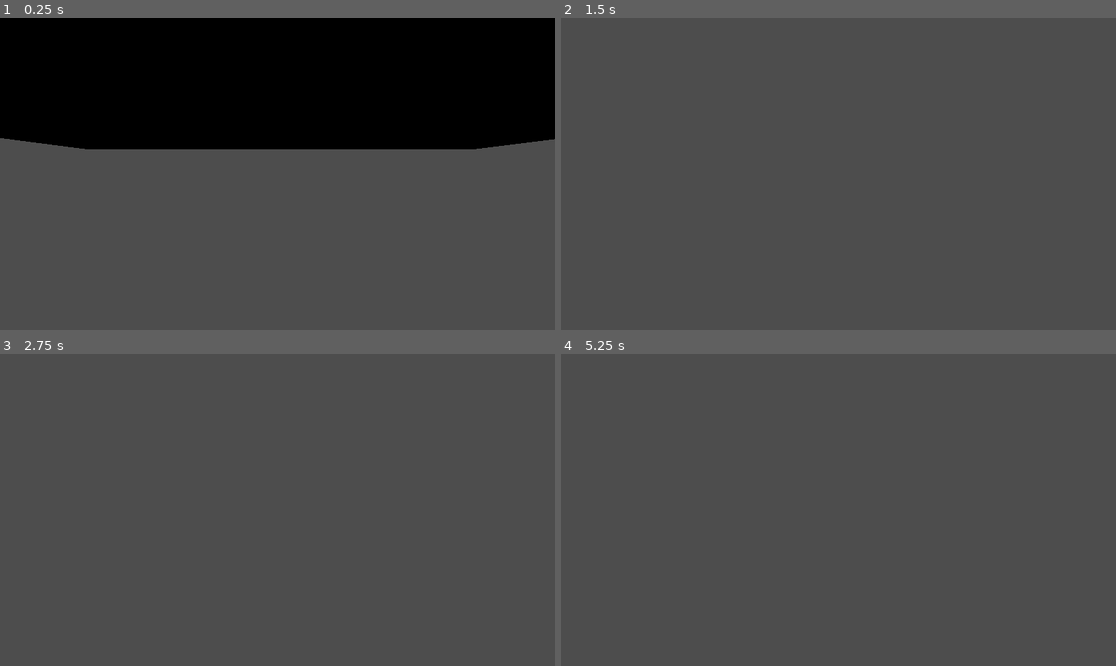
Above: before the commit, frames 1-4 (two rows, left to right).
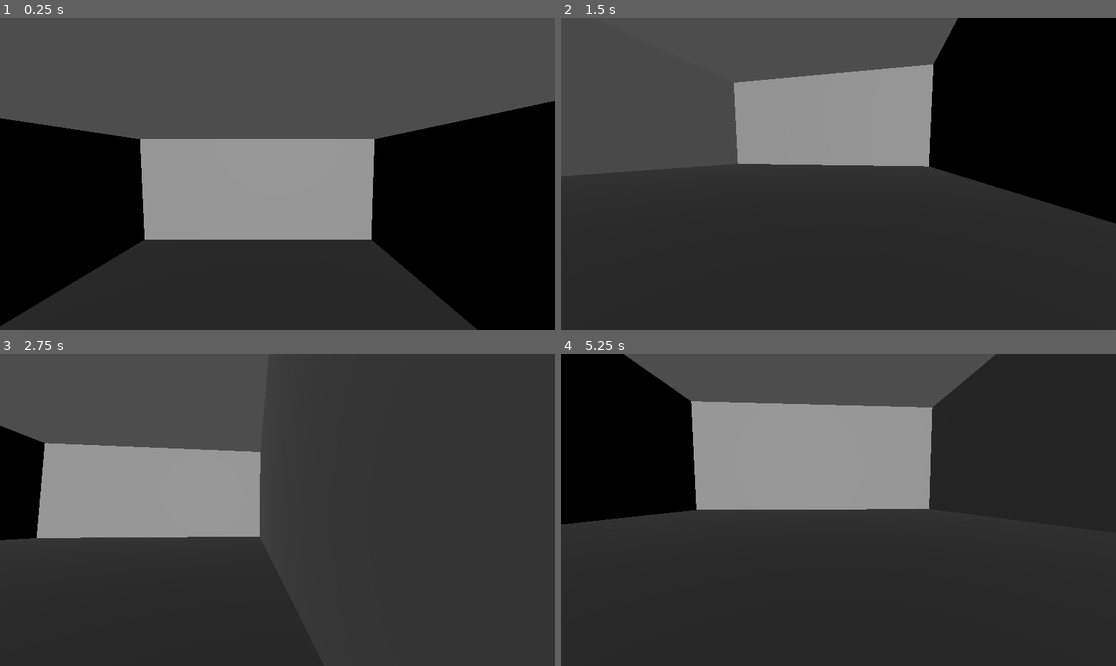
Above: after the commit, the same moments.

Repository: AbbyMarie0608/worst-game
Game: Godot game, scene res://Game/main.tscn
Two runs of this game, one before a commit and one after it. Both use one fixed random seed, a clock stepped at 60 frames per second and the inputs below.
Inputs (mouse positions are in pixels of both pictures, inside the frame that each line leads up to):
- Up to frame 1 (0.25 s): no input
- Up to frame 2 (1.5 s): tap Enter (ui_accept) at 0.5, 0.77 s; move the mouse to (960, 158) at 0.52 s; hold Right (ui_right) 0.53-1.28 s; move the mouse to (727, 189) at 1.27 s; hold Down (ui_down) from 1.28 s (still down)
- Up to frame 3 (2.75 s): tap Enter (ui_accept) at 1.52 s; move the mouse to (333, 441) at 2.02 s; release Down (ui_down) at 2.03 s; hold Right (ui_right) from 2.03 s (still down)
- Up to frame 4 (5.25 s): tap Enter (ui_accept) at 2.75, 3.02, 3.77, 4.52 s; move the mouse to (810, 572) at 2.77 s; release Right (ui_right) at 2.78 s; hold Up (ui_up) 2.78-3.53 s; move the mouse to (1005, 556) at 3.52 s; hold Left (ui_left) 3.53-5.03 s; move the mouse to (672, 463) at 4.27 s; move the mouse to (866, 510) at 5.02 s; hold Down (ui_down) from 5.03 s (still down)

The runs differ from the first frame. In frame 1, 96% of the frame differs, in the area x 0-100%, y 0-100%; in frame 2, 78%; in frame 3, 67%; in frame 4, 91%.

Commit message:
added movement

Diff:
--- a/Entities/Player/player.gd
+++ b/Entities/Player/player.gd
@@ -1,11 +1,16 @@
 extends CharacterBody3D
 
+@export var mouse_sensitivity: float = 0.001
+@onready var eye_camera: Camera3D = $EyeCamera
 
 const SPEED = 5.0
 const JUMP_VELOCITY = 4.5
 
+func _ready() -> void:
+	Input.mouse_mode = Input.MOUSE_MODE_CAPTURED
 
 func _physics_process(delta: float) -> void:
+
 	# Add the gravity.
 	if not is_on_floor():
 		velocity += get_gravity() * delta
@@ -26,3 +31,10 @@
 		velocity.z = move_toward(velocity.z, 0, SPEED)
 
 	move_and_slide()
+
+func _unhandled_input(event: InputEvent) -> void:
+	if event is InputEventMouseMotion:
+		var relative: Vector2 = event.relative * mouse_sensitivity
+		rotate_y(-relative.x)  # yaw on the body, not the camera
+		eye_camera.rotate_x(-relative.y)
+		eye_camera.rotation.x = clampf(eye_camera.rotation.x, -PI / 2.0, PI / 2.0)
--- a/Entities/Player/player.tscn
+++ b/Entities/Player/player.tscn
@@ -17,3 +17,5 @@
 
 [node name="EyeCamera" type="Camera3D" parent="." unique_id=1553082440]
 current = true
+
+[node name="DirectionalLight3D" type="DirectionalLight3D" parent="." unique_id=1857651211]
--- a/Game/main.tscn
+++ b/Game/main.tscn
@@ -8,3 +8,4 @@
 [node name="Room" parent="." unique_id=286830524 instance=ExtResource("1_f5lw1")]
 
 [node name="Player" parent="." unique_id=748871702 instance=ExtResource("2_gab3r")]
+transform = Transform3D(1, 0, 0, 0, 0.9976136, 0.06904412, 0, -0.06904412, 0.9976136, 1.6224263, 6.6234407, 5.854105)
--- a/project.godot
+++ b/project.godot
@@ -26,6 +26,41 @@
 "res://Sounds/": "green"
 }
 
+[input]
+
+ui_left={
+"deadzone": 0.5,
+"events": [Object(InputEventKey,"resource_local_to_scene":false,"resource_name":"","device":16,"window_id":0,"alt_pressed":false,"shift_pressed":false,"ctrl_pressed":false,"meta_pressed":false,"pressed":false,"keycode":4194319,"physical_keycode":0,"key_label":0,"unicode":0,"location":0,"echo":false,"script":null)
+, Object(InputEventJoypadButton,"resource_local_to_scene":false,"resource_name":"","device":-1,"button_index":13,"pressure":0.0,"pressed":false,"script":null)
+, Object(InputEventJoypadMotion,"resource_local_to_scene":false,"resource_name":"","device":-1,"axis":0,"axis_value":-1.0,"script":null)
+, Object(InputEventKey,"resource_local_to_scene":false,"resource_name":"","device":-1,"window_id":0,"alt_pressed":false,"shift_pressed":false,"ctrl_pressed":false,"meta_pressed":false,"pressed":false,"keycode":0,"physical_keycode":65,"key_label":0,"unicode":97,"location":0,"echo":false,"script":null)
+]
+}
+ui_right={
+"deadzone": 0.5,
+"events": [Object(InputEventKey,"resource_local_to_scene":false,"resource_name":"","device":16,"window_id":0,"alt_pressed":false,"shift_pressed":false,"ctrl_pressed":false,"meta_pressed":false,"pressed":false,"keycode":4194321,"physical_keycode":0,"key_label":0,"unicode":0,"location":0,"echo":false,"script":null)
+, Object(InputEventJoypadButton,"resource_local_to_scene":false,"resource_name":"","device":-1,"button_index":14,"pressure":0.0,"pressed":false,"script":null)
+, Object(InputEventJoypadMotion,"resource_local_to_scene":false,"resource_name":"","device":-1,"axis":0,"axis_value":1.0,"script":null)
+, Object(InputEventKey,"resource_local_to_scene":false,"resource_name":"","device":-1,"window_id":0,"alt_pressed":false,"shift_pressed":false,"ctrl_pressed":false,"meta_pressed":false,"pressed":false,"keycode":0,"physical_keycode":68,"key_label":0,"unicode":100,"location":0,"echo":false,"script":null)
+]
+}
+ui_up={
+"deadzone": 0.5,
+"events": [Object(InputEventKey,"resource_local_to_scene":false,"resource_name":"","device":16,"window_id":0,"alt_pressed":false,"shift_pressed":false,"ctrl_pressed":false,"meta_pressed":false,"pressed":false,"keycode":4194320,"physical_keycode":0,"key_label":0,"unicode":0,"location":0,"echo":false,"script":null)
+, Object(InputEventJoypadButton,"resource_local_to_scene":false,"resource_name":"","device":-1,"button_index":11,"pressure":0.0,"pressed":false,"script":null)
+, Object(InputEventJoypadMotion,"resource_local_to_scene":false,"resource_name":"","device":-1,"axis":1,"axis_value":-1.0,"script":null)
+, Object(InputEventKey,"resource_local_to_scene":false,"resource_name":"","device":-1,"window_id":0,"alt_pressed":false,"shift_pressed":false,"ctrl_pressed":false,"meta_pressed":false,"pressed":false,"keycode":0,"physical_keycode":87,"key_label":0,"unicode":119,"location":0,"echo":false,"script":null)
+]
+}
+ui_down={
+"deadzone": 0.5,
+"events": [Object(InputEventKey,"resource_local_to_scene":false,"resource_name":"","device":16,"window_id":0,"alt_pressed":false,"shift_pressed":false,"ctrl_pressed":false,"meta_pressed":false,"pressed":false,"keycode":4194322,"physical_keycode":0,"key_label":0,"unicode":0,"location":0,"echo":false,"script":null)
+, Object(InputEventJoypadButton,"resource_local_to_scene":false,"resource_name":"","device":-1,"button_index":12,"pressure":0.0,"pressed":false,"script":null)
+, Object(InputEventJoypadMotion,"resource_local_to_scene":false,"resource_name":"","device":-1,"axis":1,"axis_value":1.0,"script":null)
+, Object(InputEventKey,"resource_local_to_scene":false,"resource_name":"","device":-1,"window_id":0,"alt_pressed":false,"shift_pressed":false,"ctrl_pressed":false,"meta_pressed":false,"pressed":false,"keycode":0,"physical_keycode":83,"key_label":0,"unicode":115,"location":0,"echo":false,"script":null)
+]
+}
+
 [physics]
 
 3d/physics_engine="Jolt Physics"
